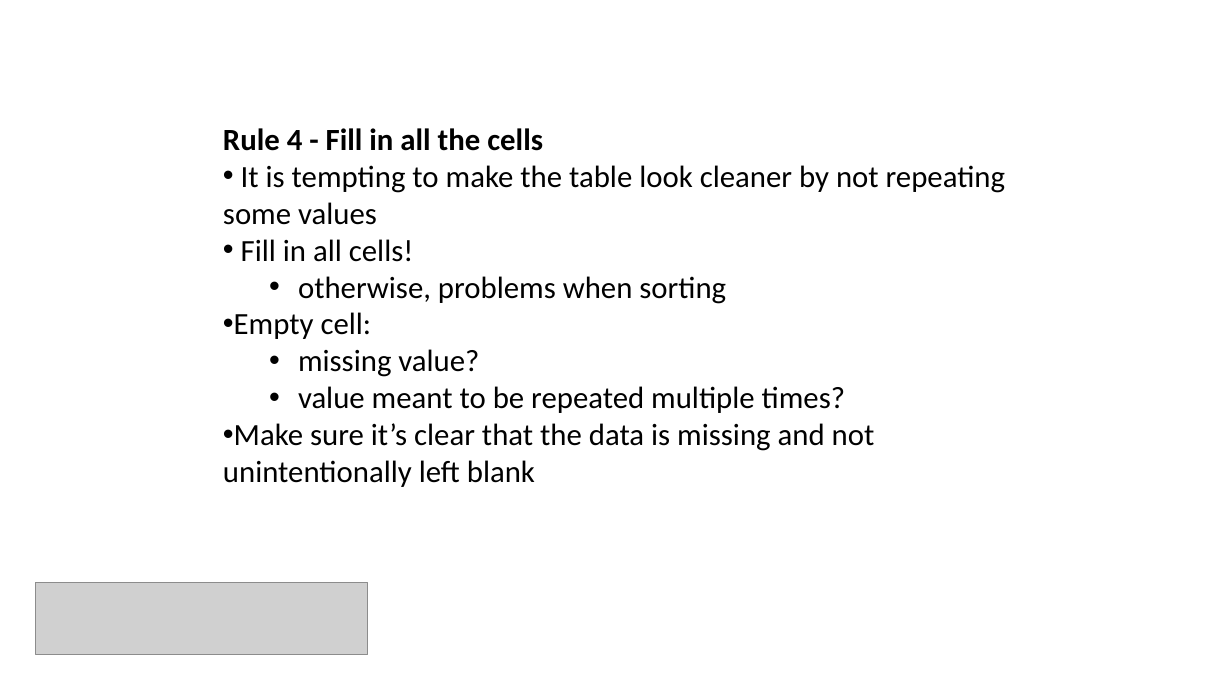
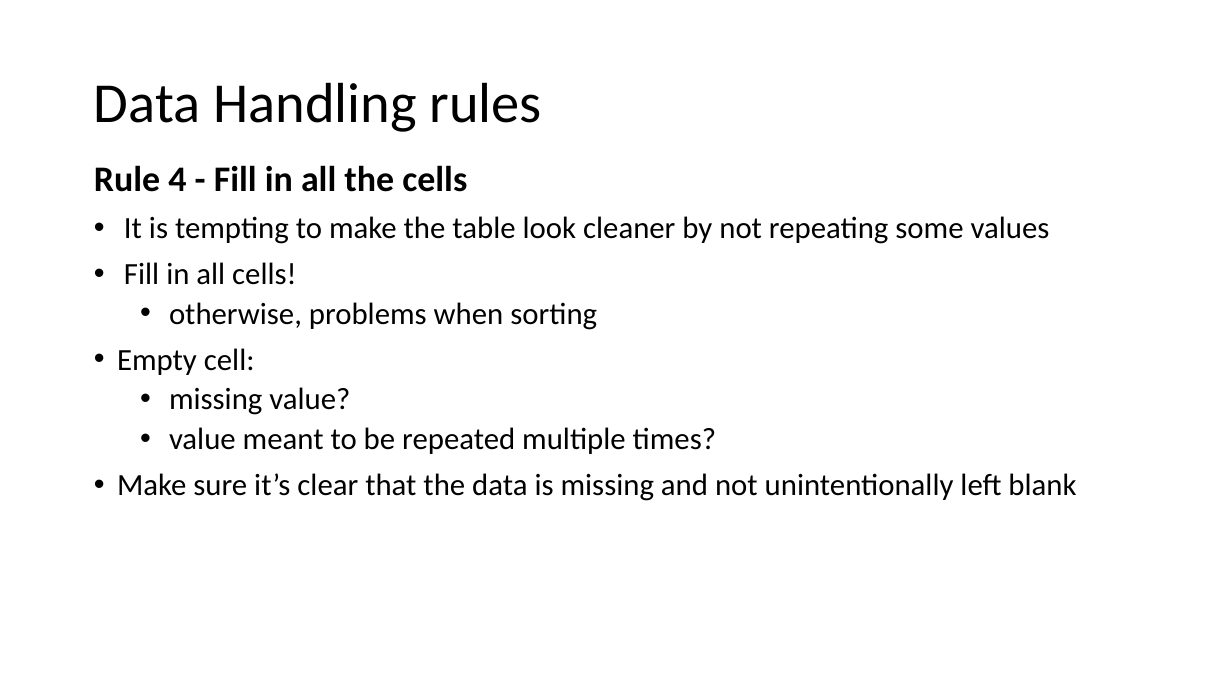
Before and after one commit to bioinformatics-core-shared-training/Managing-your-research-data, a slide deck: slide 17 of data_formatting.pptx (slide 19 before the commit). Drawn at 1232x693 pixels with LibreOffice and Linux fonts; fonts in the diff are those of the drawing; grey boxes stand for pictures; background and template pictures are left out. Boxes give left, top, right and bottom in pixels: in the first picture for what was removed or moved away, otherwise in the second. Text is boxed around its words. In the diff, an @@ line names an element or a change of style, - is before the commit and + after.

Commit message:
Update data formatting slides

```diff
--- a/data_formatting.pptx
+++ b/data_formatting.pptx
@@ title added at [94,82,542,132], 44 pt, text #000000 @@
+Data Handling rules
@@ text "Rule 4 - Fill in ...": place and size @@
-text "Rule 4 - Fill in ..." at [223,128,1005,487]
+text "Rule 4 - Fill in ..." at [94,165,1076,501]
@@ text "Rule 4 - Fill in ..." at [94,165,1076,501]: size 24 to 28 pt in "Rule 4 - Fill in all the ..."; line spacing 1 to 0.9; more space between paragraphs; indent changed @@
@@ picture removed at [36,582,368,655] @@
```
Also in this commit, not shown: 17 other slides changed, 7 slides added, 13 slides removed, 5 other files.
